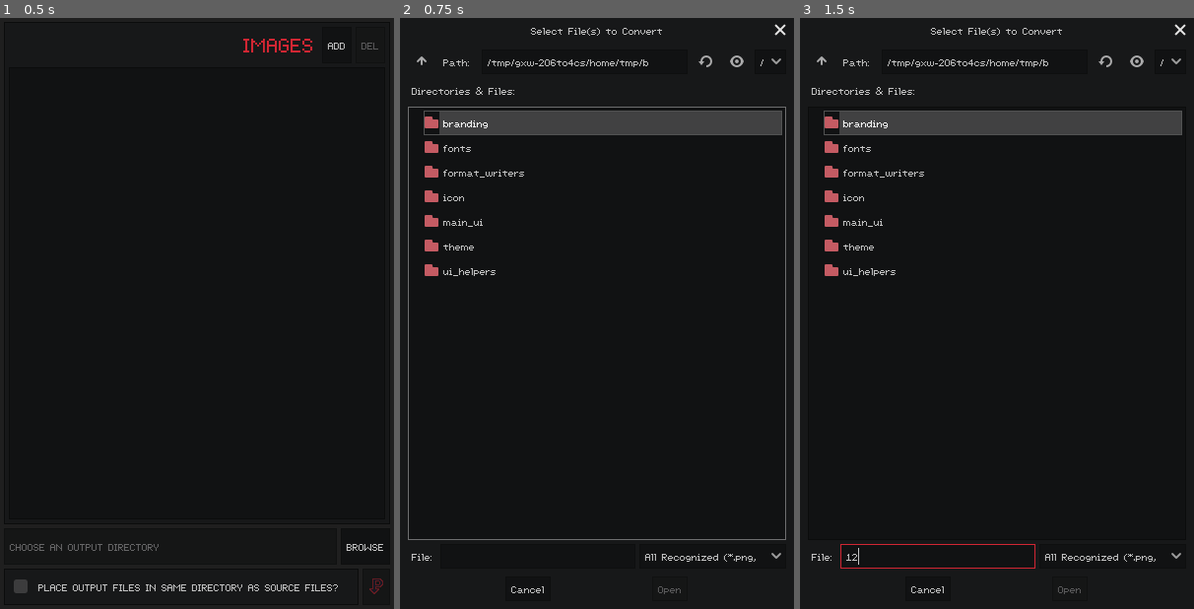
Above: before the commit, frames 1-3 (left to right).
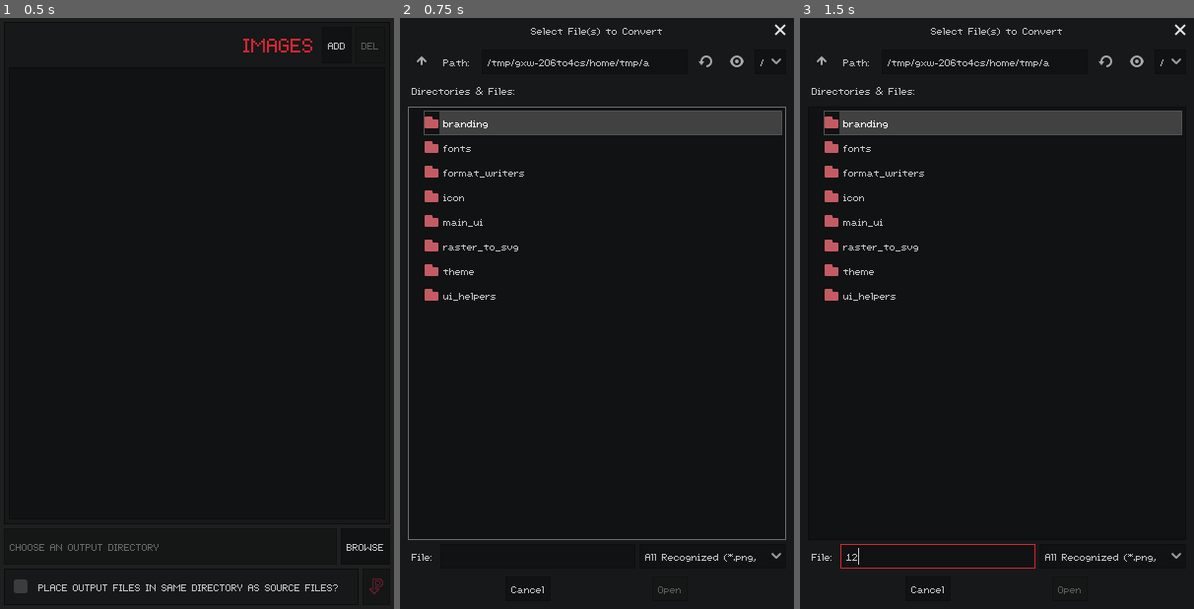
Above: after the commit, the same moments.

Repository: RabbitB/PIXELVEC
Game: Godot game, scene res://main_ui/main_ui.tscn
The game is run twice, just before and just after one commit, with the same random seed, the same clock (stepped at 60 frames per second) and the same inputs.
Inputs (mouse positions are in pixels of both pictures, inside the frame that each line leads up to):
- Up to frame 1 (0.5 s): no input
- Up to frame 2 (0.75 s): click "ADD" at 0.5 s
- Up to frame 3 (1.5 s): click (937, 555) at 1.27 s; type "12" at 1.35 s

Frame 1 is identical in both runs. In frame 2, 0.2% of the frame differs, in the area x 6-64%, y 7-48%; in frame 3, 0.2%.

Commit message:
Initial SVG conversion functionality
Source still needs a lot of cleanup and likely alterations to code layout, but the basic naive conversion is now functioning.

Diff:
--- a/Project/main_ui/main_ui.gd
+++ b/Project/main_ui/main_ui.gd
@@ -1,16 +1,33 @@
-extends CenterContainer
+extends MarginContainer
 
 
-export(NodePath) var file_dialog: NodePath
+const RasterToSVG: Script = preload("res://raster_to_svg/raster_to_svg.gd")
+const SourceImages: Script = preload("res://main_ui/source_images/source_images.gd")
+const OutputControls: Script = preload("res://main_ui/output_controls/output_controls.gd")
 
-onready var _file_dialog: FileDialog = get_node(file_dialog)
+export(NodePath) var source_images_ui: NodePath
+export(NodePath) var output_ui: NodePath
+
+onready var _source_images_ui: SourceImages = get_node(source_images_ui) as SourceImages
+onready var _output_ui: OutputControls = get_node(output_ui) as OutputControls
 
 
-func _ready() -> void:
-	get_tree().get_root().transparent_bg = true
-	OS.window_per_pixel_transparency_enabled = true
+func _on_OutputControls_convert_files() -> void:
+	var files_to_convert: Array = _source_images_ui.get_files()
 
+	for file in files_to_convert:
+		var output_path: String = _output_ui.get_output_path(file)
+		var source_image: Image = Image.new()
 
-func _on_Convert_pressed() -> void:
-	_file_dialog.popup()
-	#_file_dialog.popup(get_viewport_rect())
+		var err: int = source_image.load(file)
+
+		if err:
+			print(err)
+
+		var raster_to_svg: RasterToSVG = RasterToSVG.new()
+		var svg_output: String = raster_to_svg.convert_image(source_image, raster_to_svg.ScanMode.NAIVE)
+
+		var output_file: File = File.new()
+		output_file.open(output_path, File.WRITE)
+		output_file.store_string(svg_output)
+		output_file.close()
--- a/Project/main_ui/main_ui.tscn
+++ b/Project/main_ui/main_ui.tscn
@@ -1,7 +1,8 @@
-[gd_scene load_steps=4 format=2]
+[gd_scene load_steps=5 format=2]
 
 [ext_resource path="res://main_ui/output_controls/output_controls.tscn" type="PackedScene" id=1]
 [ext_resource path="res://main_ui/source_images/source_images.tscn" type="PackedScene" id=2]
+[ext_resource path="res://main_ui/main_ui.gd" type="Script" id=3]
 [ext_resource path="res://theme/edg8.theme" type="Theme" id=14]
 
 [node name="MainUI" type="MarginContainer"]
@@ -12,9 +13,12 @@
 custom_constants/margin_top = 4
 custom_constants/margin_left = 4
 custom_constants/margin_bottom = 4
+script = ExtResource( 3 )
 __meta__ = {
 "_edit_use_anchors_": false
 }
+source_images_ui = NodePath("Sections/SourceImages")
+output_ui = NodePath("Sections/OutputControls")
 
 [node name="Sections" type="VBoxContainer" parent="."]
 margin_left = 4.0
@@ -26,7 +30,7 @@
 anchor_right = 0.0
 anchor_bottom = 0.0
 margin_right = 392.0
-margin_bottom = 512.0
+margin_bottom = 510.0
 choose_files_dialog = NodePath("../SourceImages/ChooseFilesDialog")
 item_list = NodePath("../SourceImages/SourceImages/ItemList")
 remove_file_btn = NodePath("../SourceImages/SourceImages/ListControls/RemoveFile")
@@ -34,6 +38,7 @@
 [node name="OutputControls" parent="Sections" instance=ExtResource( 1 )]
 anchor_right = 0.0
 anchor_bottom = 0.0
-margin_top = 516.0
+margin_top = 514.0
 margin_right = 392.0
 margin_bottom = 592.0
+[connection signal="convert_files" from="Sections/OutputControls" to="." method="_on_OutputControls_convert_files"]
--- /dev/null
+++ b/Project/raster_to_svg/raster_to_svg.gd
@@ -0,0 +1,78 @@
+extends Resource
+
+
+enum ScanMode {
+	NAIVE,
+	HORIZONTAL,
+	VERTICAL,
+	HORIZONTAL_WAVEFORM,
+	VERTICAL_WAVEFORM
+}
+
+const NaiveScanner: Script = preload("res://raster_to_svg/scanners/naive.gd")
+
+var _xml_writer: XMLWriter
+var _svg: Dictionary
+
+
+func _init() -> void:
+	_xml_writer = XMLWriter.new()
+
+	_xml_writer.add_declaration("xml_doc")
+	_xml_writer.set_declaration_attribute("xml_doc", "version", "1.0")
+	_xml_writer.set_declaration_attribute("xml_doc", "encoding", "UTF-8")
+	_xml_writer.set_declaration_attribute("xml_doc", "standalone", "no")
+
+	_svg = _xml_writer.add_element("svg")
+	_xml_writer.set_attribute("version", "1.1", _svg)
+	_xml_writer.set_attribute("xmlns", "http://www.w3.org/2000/svg", _svg)
+
+
+func convert_image(raster_image: Image, scan_mode: int) -> String:
+	_xml_writer.set_attribute("width", str(raster_image.get_width()), _svg)
+	_xml_writer.set_attribute("height", str(raster_image.get_height()), _svg)
+
+	var palette: Dictionary = palettize(raster_image)
+
+	match scan_mode:
+		ScanMode.NAIVE:
+			var naive_scanner: NaiveScanner = NaiveScanner.new()
+
+			for pixel_color in palette:
+				var rects: Array = naive_scanner.get_vector_shapes(palette[pixel_color])
+				for rect in rects:
+					add_rect2(rect, pixel_color)
+		_:
+			pass
+
+	return _xml_writer.output_xml()
+
+
+func palettize(raster_image: Image) -> Dictionary:
+	var image_size: Vector2 = raster_image.get_size()
+	var palette: Dictionary = {}
+
+	raster_image.lock()
+
+	for x in image_size.x:
+		for y in image_size.y:
+			var pixel_color: Color = raster_image.get_pixel(x, y)
+			if pixel_color.a == 0:
+				continue
+
+			if !palette.has(pixel_color):
+				palette[pixel_color] = []
+
+			palette[pixel_color].append(Vector2(x, y))
+
+	raster_image.unlock()
+	return palette
+
+
+func add_rect2(rect: Rect2, color: Color) -> void:
+	var svg_rect: Dictionary = _xml_writer.add_element("rect", _svg)
+	_xml_writer.set_attribute("x", str(rect.position.x), svg_rect)
+	_xml_writer.set_attribute("y", str(rect.position.y), svg_rect)
+	_xml_writer.set_attribute("width", "1", svg_rect)
+	_xml_writer.set_attribute("height", "1", svg_rect)
+	_xml_writer.set_attribute("fill", "#%s" % color.to_html(false), svg_rect)
--- /dev/null
+++ b/Project/raster_to_svg/scanners/naive.gd
@@ -0,0 +1,10 @@
+extends Resource
+
+
+func get_vector_shapes(pixel_positions: Array) -> Array:
+	var vector_shapes: Array = []
+
+	for pixel in pixel_positions:
+		vector_shapes.append(Rect2(pixel, Vector2(1, 1)))
+
+	return vector_shapes
